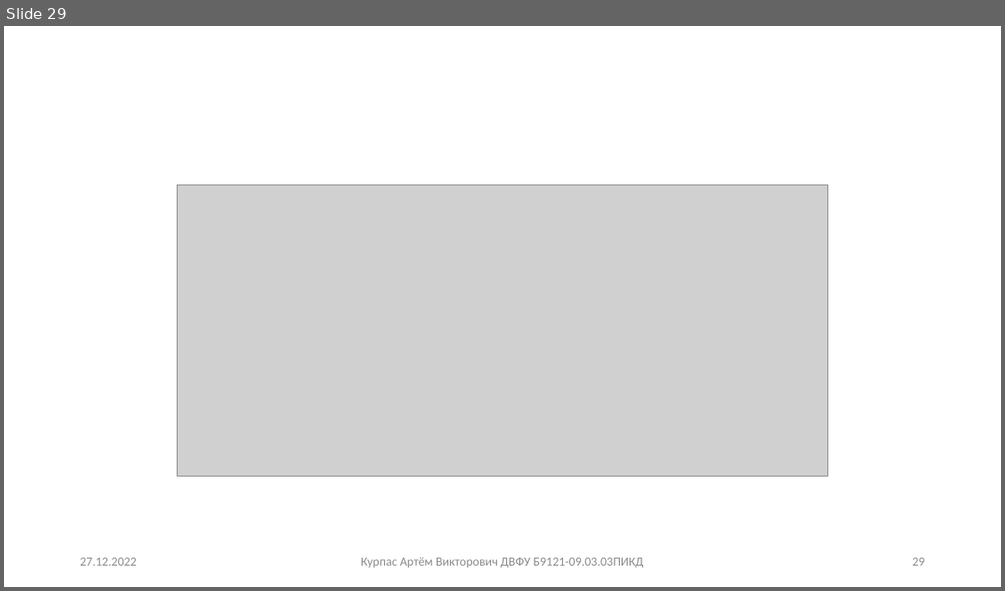
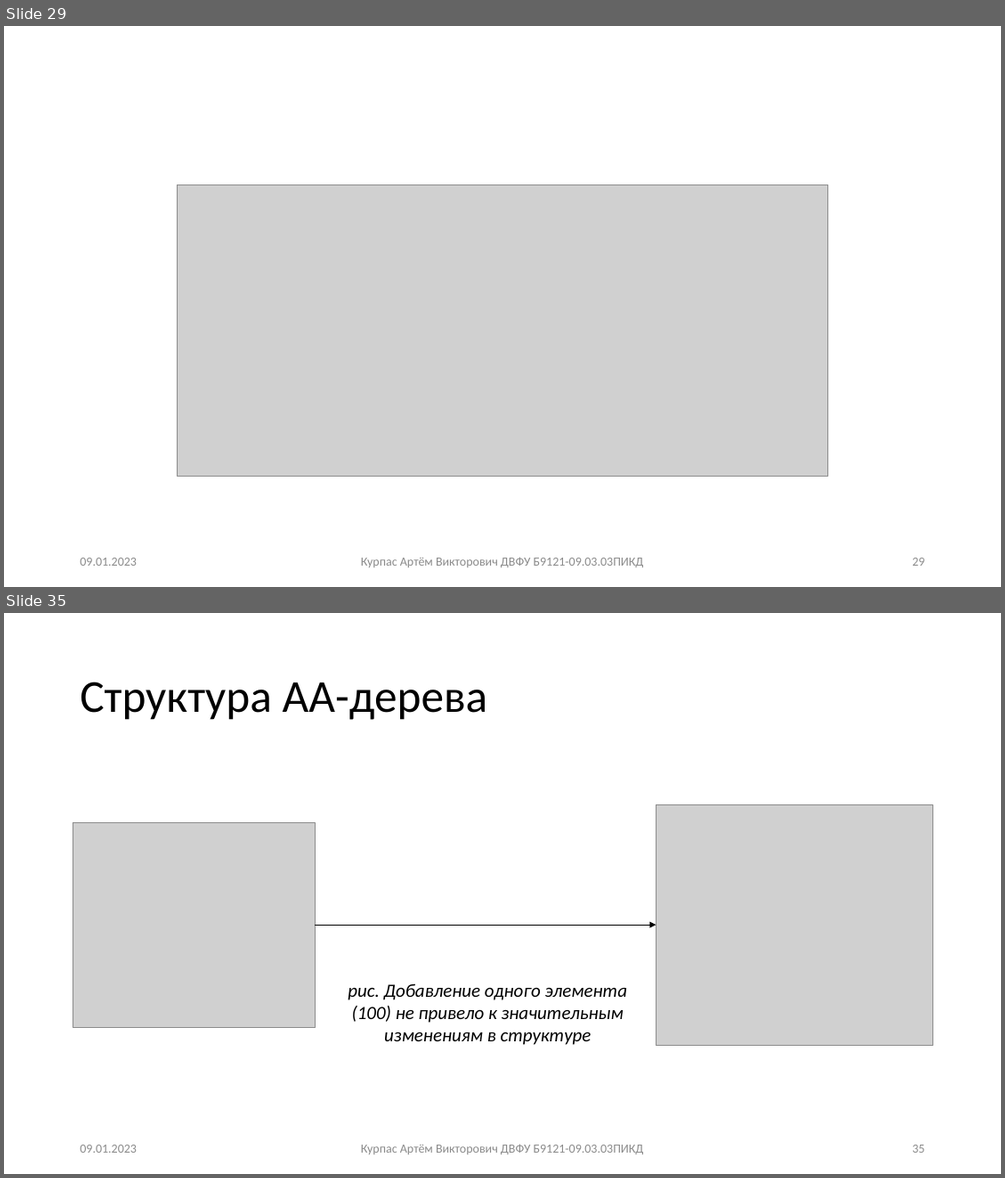
Before and after one commit to TheMeekrok/splay-aa-tree-aisd-2022, a slide deck: docs/presentation.pptx. Shown one above the other, each under a label of ours: slide 29 before the commit, slides 29 and 35 after it; the slides between them are not shown. The pictures are 1005x591 and 1005x1178 pixels, drawn with LibreOffice and Linux fonts; fonts in the diff are those of the drawing; grey boxes stand for pictures. Boxes give left, top, right and bottom in pixels: in the first picture for what was removed or moved away, otherwise in the second. Text is boxed around its words. In the diff, an @@ line names an element or a change of style, - is before the commit and + after.

```diff
--- a/docs/presentation.pptx
+++ b/docs/presentation.pptx
@@ slide 35 added at (x1=4, y1=613, x2=1001, y2=1174), background #FFFFFF @@
@@ title added at (x1=80, y1=682, x2=488, y2=720), 44 pt, text #000000 @@
+Структура AA-дерева
@@ picture added at (x1=73, y1=822, x2=316, y2=1027) @@
@@ picture added at (x1=656, y1=804, x2=933, y2=1046) @@
@@ arrow added from (316, 925) to (656, 925), #000000 0.5 pt @@
@@ text added at (x1=348, y1=983, x2=627, y2=1045), 18 pt, text #000000, italic @@
+рис. Добавление одного элемента (100) не привело к значительным изменениям в структуре
@@ text added at (x1=80, y1=1144, x2=137, y2=1152), 12 pt, text #8C8C8C @@
+09.01.2023
@@ text added at (x1=361, y1=1143, x2=644, y2=1154), 12 pt, text #8C8C8C @@
+Курпас Артём Викторович ДВФУ Б9121-09.03.03ПИКД
@@ page number added at (x1=912, y1=1144, x2=924, y2=1152), 12 pt, text #8C8C8C @@
+35
@@ slide 29 changed as well @@
@@ text at (x1=80, y1=557, x2=137, y2=565): text changed @@
-27.12.2022
+09.01.2023
```
Also in this commit, not shown: 28 other slides changed, 8 other slides added, 8 other files.
